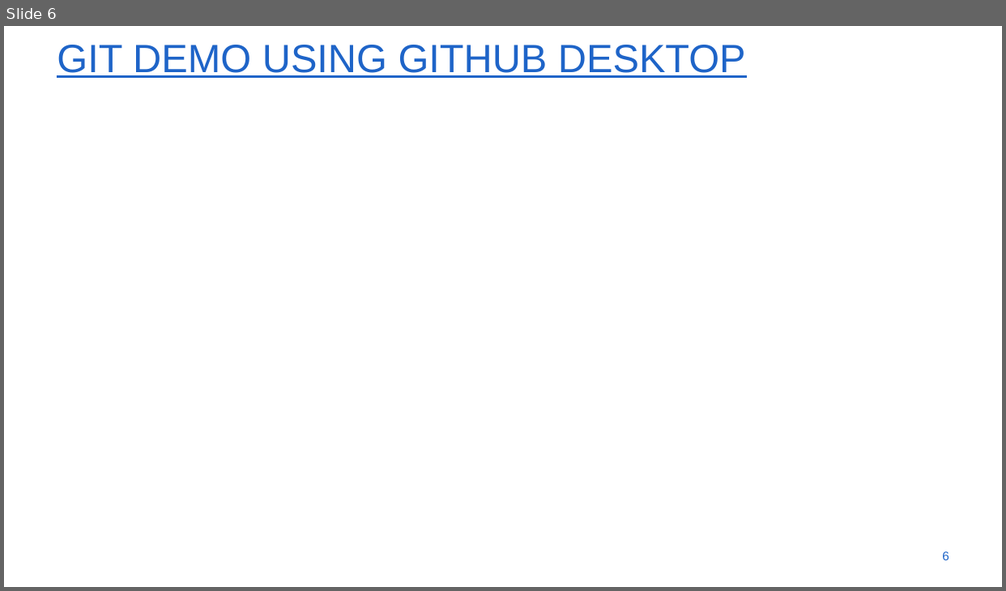
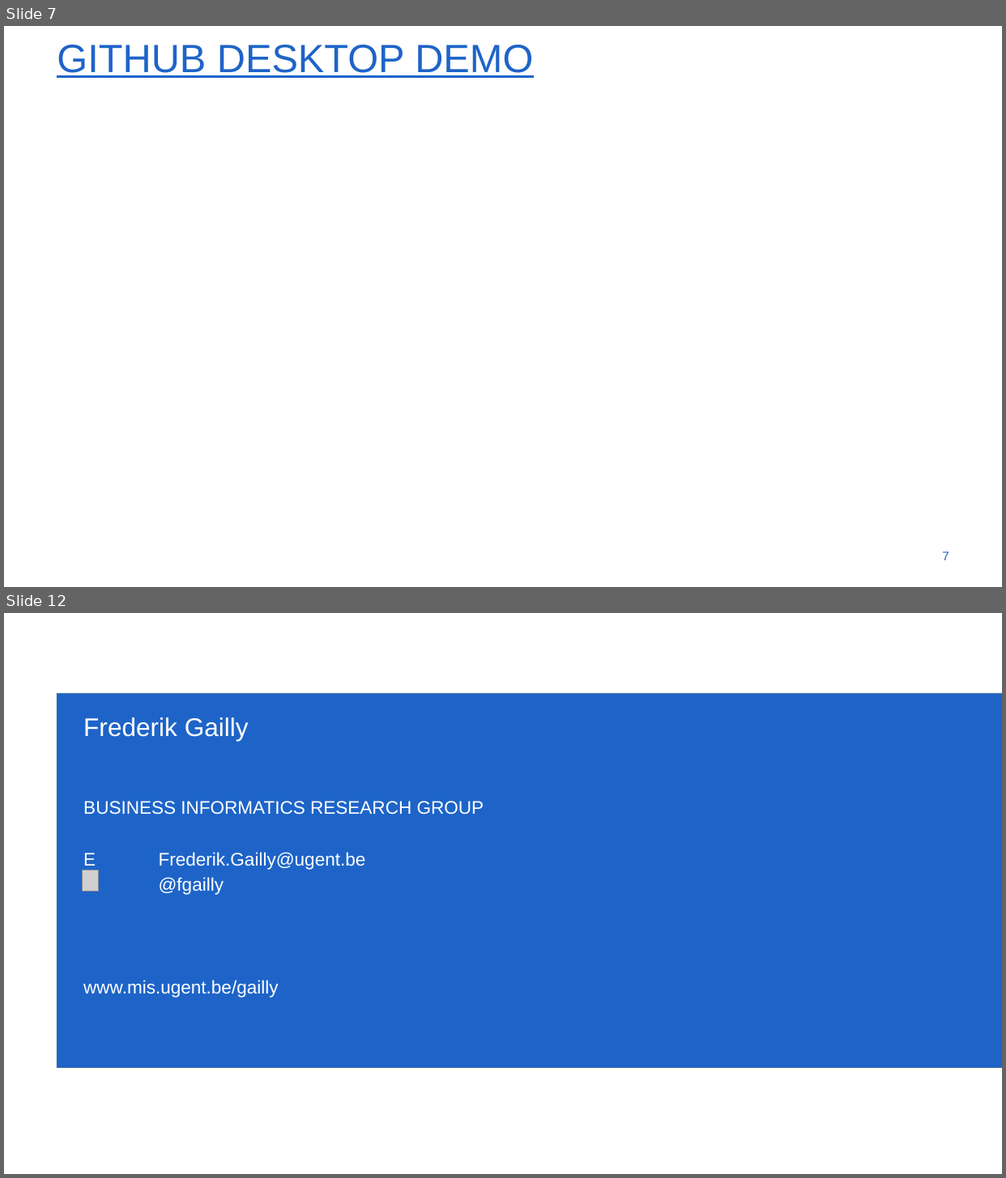
Before and after one commit to Qisi-Zhang/SSHTsessie, a slide deck: SSHTGithub.pptx. Shown one above the other, each under a label of ours: slide 6 before the commit, slides 7 and 12 after it; the slides between them are not shown. The pictures are 1006x591 and 1006x1178 pixels, drawn with LibreOffice and Linux fonts; fonts in the diff are those of the drawing; grey boxes stand for pictures; background and template pictures are left out. Boxes give left, top, right and bottom in pixels: in the first picture for what was removed or moved away, otherwise in the second. Text is boxed around its words. In the diff, an @@ line names an element or a change of style, - is before the commit and + after.

```diff
--- a/SSHTGithub.pptx
+++ b/SSHTGithub.pptx
@@ slide 12 added at [4,613,1002,1174], background #FFFFFF @@
@@ rectangle added at [57,693,1002,1067], fill #1E64C8, outline #43739E 1 pt @@
@@ title added at [83,717,484,998], 25 pt, text #FFFFFF @@
+Frederik Gailly
+BUSINESS INFORMATICS RESEARCH GROUP
+E Frederik.Gailly@ugent.be
+@fgailly
+www.mis.ugent.be/gailly
@@ picture added at [83,871,99,891] @@
@@ what was slide 6 is now slide 7 @@
@@ slide 7 changed as well @@
@@ title at [57,45,533,78]: text changed @@
-GIT DEMO USING GITHUB DESKTOP
+GITHUB DESKTOP DEMO
@@ page number at [942,552,949,561]: text changed @@
-6
+7
```
Also in this commit, not shown: 4 other slides changed, 5 other slides added, 2 slides removed.
